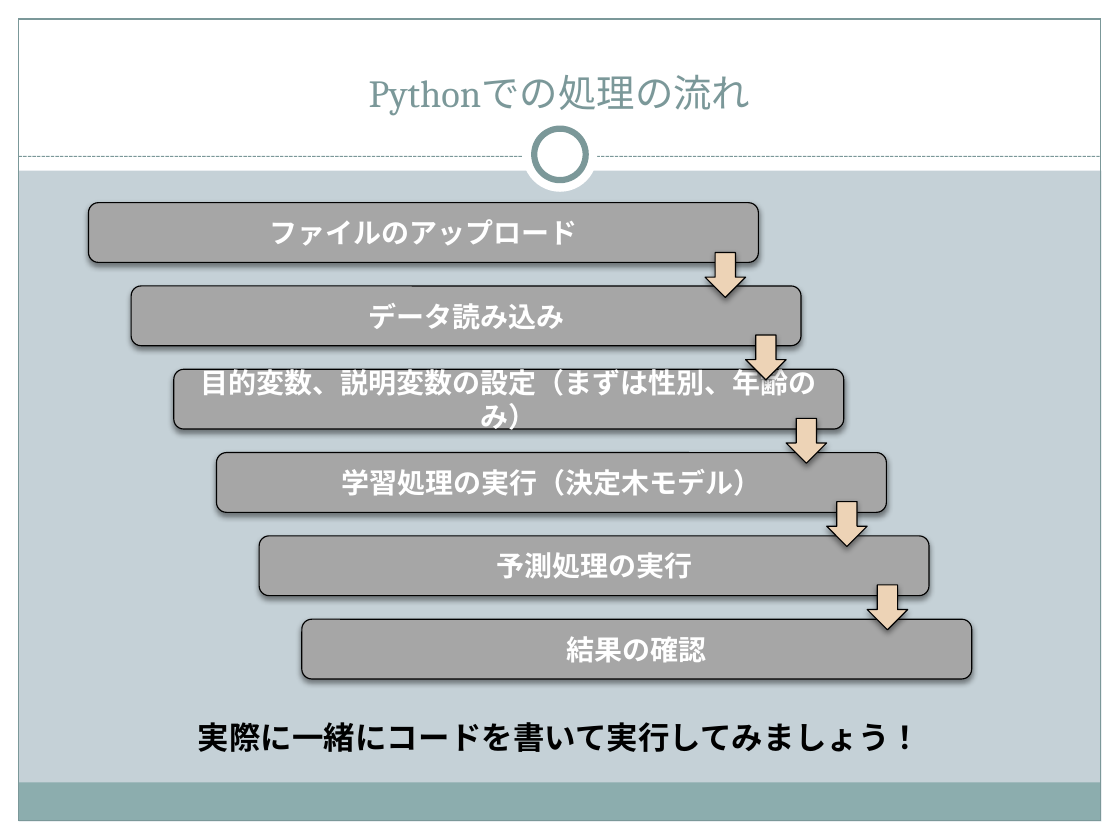
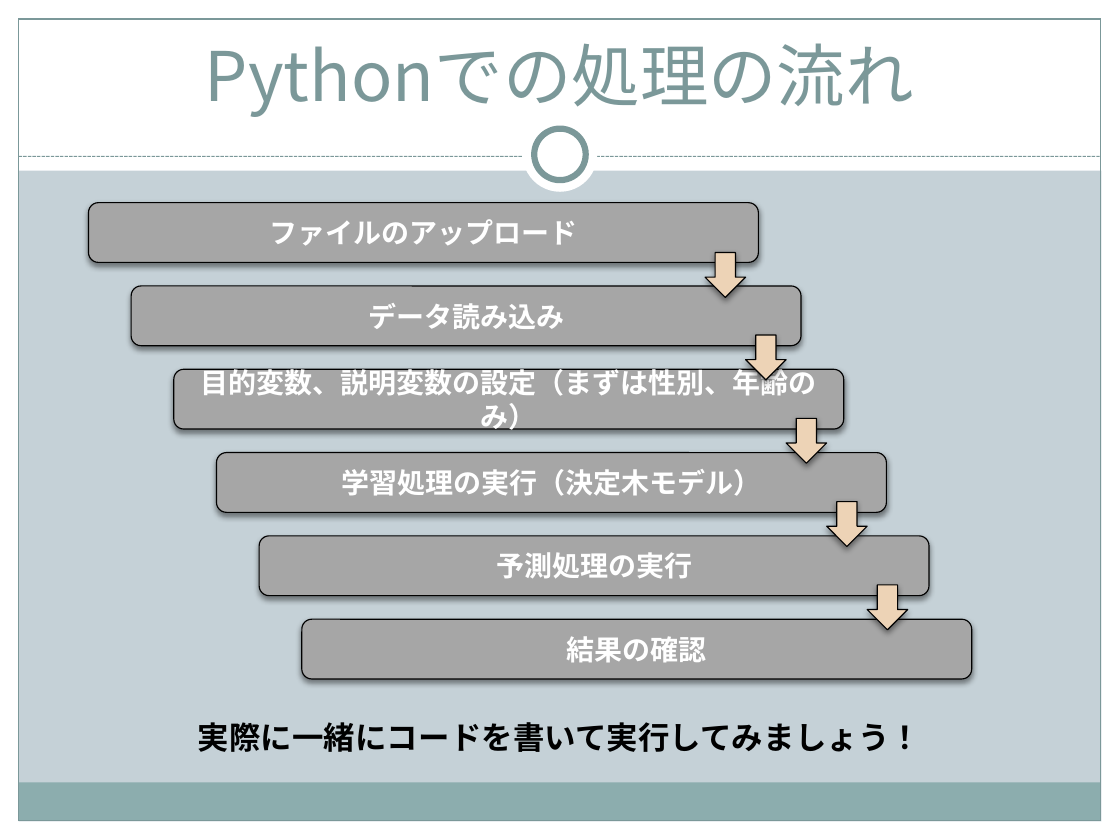
Before and after one commit to StudyGroupPT/1130, a slide deck: slide 10 of doc/勉強会_titanic.pptx (slide 9 before the commit). Drawn at 1120x840 pixels with LibreOffice and Linux fonts; fonts in the diff are those of the drawing. Boxes give left, top, right and bottom in pixels: in the first picture for what was removed or moved away, otherwise in the second. Text is boxed around its words. In the diff, an @@ line names an element or a change of style, - is before the commit and + after.

```diff
--- a/doc/勉強会_titanic.pptx
+++ b/doc/勉強会_titanic.pptx
@@ title "Pythonでの処理の流れ" at [205, 43, 914, 117]: size 24.8 to 44 pt, font Cambria to Noto Sans CJK JP @@
```
Also in this commit, not shown: 13 other slides changed, 1 slide added.
